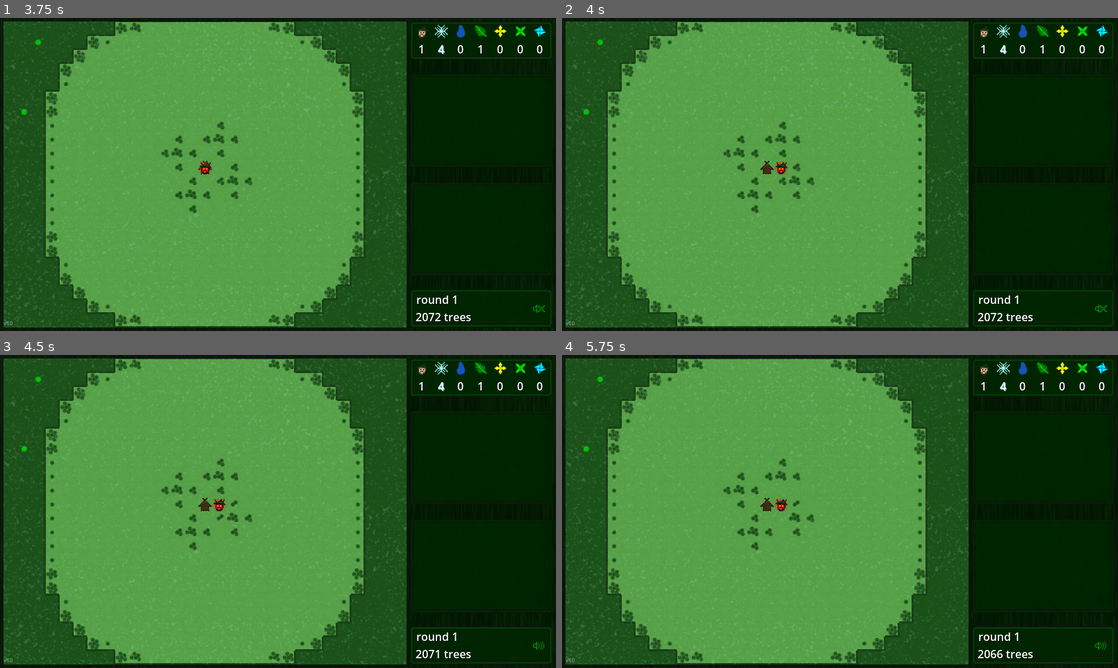
Above: before the commit, frames 1-4 (two rows, left to right).
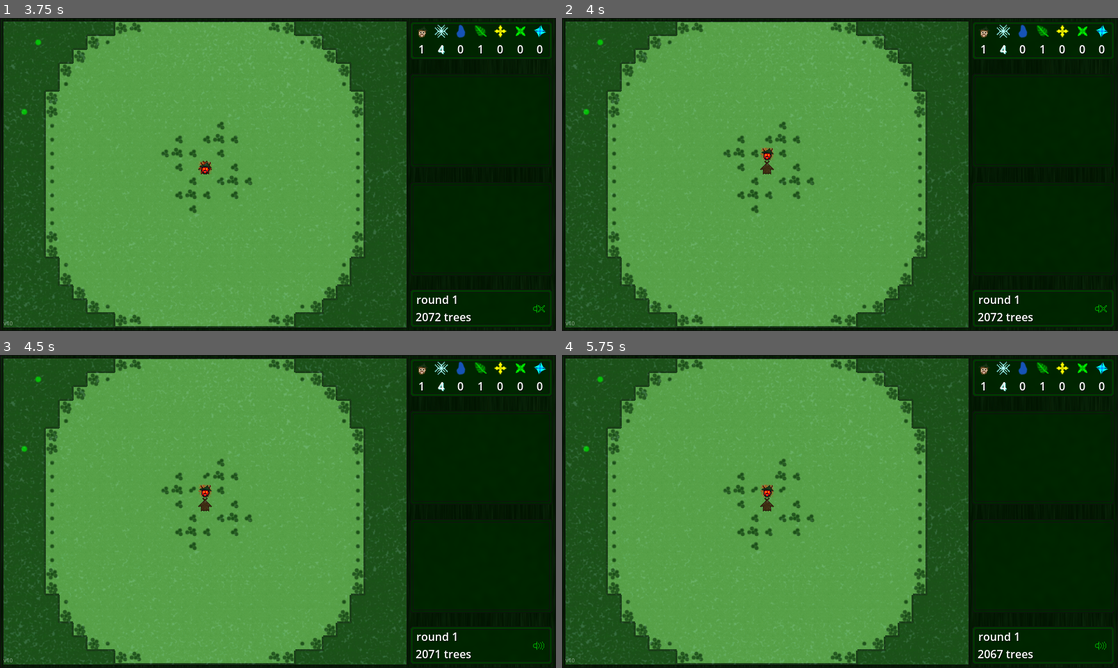
Above: after the commit, the same moments.

Repository: TriffnixXIV/ForstForward
Game: Godot game, scene res://Scenes/ForstForward.tscn
The game is run twice, just before and just after one commit, with the same random seed, the same clock (stepped at 60 frames per second) and the same inputs. Sound files missing from this copy of the repository are replaced by a short silence.
Inputs (mouse positions are in pixels of both pictures, inside the frame that each line leads up to):
- Up to frame 1 (3.75 s): click (205, 174) at 0.5 s; click (205, 174) at 1.25 s; click "plant 2 forests" at 2 s; click "frost +4" at 2.75 s; click (539, 309) at 3.5 s
- Up to frame 2 (4 s): no input
- Up to frame 3 (4.5 s): tap Enter at 4.25 s; move the mouse to (400, 495) at 4.27 s; tap Tab at 4.35 s; click (400, 495) at 4.42 s
- Up to frame 4 (5.75 s): move the mouse to (728, 527) at 5.02 s; tap Tab at 5.1 s; click (728, 527) at 5.17 s

Frame 1 is identical in both runs. In frame 2, 0.2% of the frame differs, in the area x 35-41%, y 41-50%; in frame 3, 0.2%; in frame 4, 0.3%, in the area x 34-80%, y 37-98%.
Error in both runs: Invalid operands 'Array' and 'Object' in operator '+'. (res://Code/ForstForward.gd:115)

Commit message:
villager build target evaluation changes

Diff:
--- /dev/null
+++ b/Source/Code/Creatures/Creature.gd
@@ -0,0 +1,33 @@
+extends Node2D
+class_name Creature
+
+var map: Map
+
+var cell_position: Vector2i
+var target_location
+
+signal moved
+
+func move(approach_distance: int = 0):
+	var path = target_location - cell_position
+	if abs(path.x) + abs(path.y) > approach_distance:
+		if abs(path.x) == 0:
+			cell_position.y += path.y / abs(path.y)
+		elif abs(path.y) == 0:
+			cell_position.x += path.x / abs(path.x)
+		else:
+			if randi_range(0, abs(path.x) + abs(path.y) - 1) < abs(path.x):
+				cell_position.x += path.x / abs(path.x)
+			else:
+				cell_position.y += path.y / abs(path.y)
+
+		emit_signal("moved")
+		update_position()
+
+func update_position():
+	position.x = cell_position.x * map.tile_set.tile_size.x
+	position.y = cell_position.y * map.tile_set.tile_size.y
+
+func get_distance_to(cell: Vector2i):
+	var path = cell - cell_position
+	return abs(path.x) + abs(path.y)
--- a/Source/Code/Druid.gd
+++ b/Source/Code/Creatures/Druid.gd
@@ -1,15 +1,11 @@
-extends Node2D
+extends Creature
 class_name Druid
-
-var map: Map
-var cell_position: Vector2i
 
 var actions = 0
 
 enum State {idle, moving, planting, tired}
 var state = State.idle
 
-var target_location
 # for finding spots
 var good_spots
 var spot_distance
@@ -22,7 +18,6 @@
 var edge_growth = 2
 var corner_growth = 1
 
-signal moved
 signal grown_trees
 
 func _ready():
@@ -172,26 +167,3 @@
 			return min(value, self_growth + 3 * edge_growth)
 		else:
 			return 0
-
-func move(target_distance: int):
-	var path = target_location - cell_position
-	if abs(path.x) + abs(path.y) > target_distance:
-		if abs(path.x) > 0 and abs(path.x) > abs(path.y):
-			cell_position.x += path.x / abs(path.x)
-		elif abs(path.y) > 0 and abs(path.y) > abs(path.x):
-			cell_position.y += path.y / abs(path.y)
-		else:
-			match randi_range(0, 1):
-				0: cell_position.x += path.x / abs(path.x)
-				1: cell_position.y += path.y / abs(path.y)
-
-	emit_signal("moved")
-	update_position()
-
-func get_distance_to(cell: Vector2i):
-	var path = cell - cell_position
-	return abs(path.x) + abs(path.y)
-
-func update_position():
-	position.x = cell_position.x * map.tile_set.tile_size.x
-	position.y = cell_position.y * map.tile_set.tile_size.y
--- a/Source/Code/Treant.gd
+++ b/Source/Code/Creatures/Treant.gd
@@ -1,17 +1,11 @@
-extends Node2D
+extends Creature
 class_name Treant
-
-var map: Map
-var cell_position: Vector2i
 
 var actions = 0
 var lifespan = 0
 var lifespan_left = 0
 var death_spread = 0
 
-var target_location
-
-signal moved
 signal attacked
 signal grown_trees
 signal has_died
@@ -104,25 +98,6 @@
 			value += 1
 	return value >= 3
 
-func move(target_distance: int):
-	var path = target_location - cell_position
-	if abs(path.x) + abs(path.y) > target_distance:
-		if abs(path.x) > 0 and abs(path.x) > abs(path.y):
-			cell_position.x += path.x / abs(path.x)
-		elif abs(path.y) > 0 and abs(path.y) > abs(path.x):
-			cell_position.y += path.y / abs(path.y)
-		else:
-			match randi_range(0, 1):
-				0: cell_position.x += path.x / abs(path.x)
-				1: cell_position.y += path.y / abs(path.y)
-
-	emit_signal("moved")
-	update_position()
-
-func get_distance_to(cell: Vector2i):
-	var path = cell - cell_position
-	return abs(path.x) + abs(path.y)
-
 func update_position():
 	position.x = cell_position.x * map.tile_set.tile_size.x
 	position.y = cell_position.y * map.tile_set.tile_size.y
--- a/Source/Code/Treantling.gd
+++ b/Source/Code/Creatures/Treantling.gd
@@ -1,8 +1,5 @@
-extends Node2D
+extends Creature
 class_name Treantling
-
-var map: Map
-var cell_position: Vector2i
 
 var actions = 0
 var strength = 0
@@ -10,9 +7,6 @@
 var lifespan_left = 0
 var death_spread = 0
 
-var target_location
-
-signal moved
 signal attacked
 signal grown_trees
 signal has_died
@@ -89,26 +83,3 @@
 
 func is_good_death_spot(cell: Vector2i, _extra):
 	return not map.is_forest(cell)
-
-func move(target_distance: int):
-	var path = target_location - cell_position
-	if abs(path.x) + abs(path.y) > target_distance:
-		if abs(path.x) > 0 and abs(path.x) > abs(path.y):
-			cell_position.x += path.x / abs(path.x)
-		elif abs(path.y) > 0 and abs(path.y) > abs(path.x):
-			cell_position.y += path.y / abs(path.y)
-		else:
-			match randi_range(0, 1):
-				0: cell_position.x += path.x / abs(path.x)
-				1: cell_position.y += path.y / abs(path.y)
-
-	emit_signal("moved")
-	update_position()
-
-func get_distance_to(cell: Vector2i):
-	var path = cell - cell_position
-	return abs(path.x) + abs(path.y)
-
-func update_position():
-	position.x = cell_position.x * map.tile_set.tile_size.x
-	position.y = cell_position.y * map.tile_set.tile_size.y
--- a/Source/Code/Villager.gd
+++ b/Source/Code/Creatures/Villager.gd
@@ -1,14 +1,12 @@
-extends Node2D
+extends Creature
 class_name Villager
 
-@export var villager_texture: Texture2D
-@export var horst_texture: Texture2D
+var villager_texture: Texture2D = preload("res://Images/VillagerStuff/Horst.png")
+var horst_texture: Texture2D = preload("res://Images/VillagerStuff/DaRealHorst.png")
 var is_devil = false # only true for villagers that got real
 var blast_cooldown = 6
 var current_blast_cooldown = 0
 
-var map: Map
-var cell_position
 var home_cell
 var looking_for_home = false
 
@@ -19,14 +17,12 @@
 enum State {idle, getting_wood, building}
 var state = State.idle
 
-var target_location
 var target_approach_distance
 
 var target_wood_source
-var target_build_site
-var target_building_spot
-
-signal moved
+var target_build_location
+var target_blast_location
+
 signal chopped_tree
 signal built_house
 
@@ -43,8 +39,7 @@
 
 	target_location = null
 	target_wood_source = null
-	target_build_site = null
-	target_building_spot = null
+	target_blast_location = null
 
 	if is_devil:
 		unget_real()
@@ -63,28 +58,31 @@
 
 	update_state()
 
+	if can_blast() and wants_to_blast():
+		blast(target_blast_location)
+		actions -= 1
+		return actions > 0
+
 	match state:
 		State.getting_wood:
 			if get_distance_to(target_location) > target_approach_distance:
-				move(target_location, target_approach_distance)
+				move(target_approach_distance)
 			else:
 				chop_tree(target_location)
 
 		State.building:
 			if get_distance_to(target_location) > target_approach_distance:
-				move(target_location, target_approach_distance)
+				move(target_approach_distance)
 			elif map.get_building_progress(target_location) < 10:
 				if map.get_yield(target_location) > 0:
-					if can_blast() and wants_to_blast(target_location):
-						blast(target_location)
-					else:
-						chop_tree(target_location)
+					chop_tree(target_location)
 				else:
 					build_house(target_location)
 
 		State.idle:
 			if home_cell != null:
-				move(home_cell, 0)
+				target_location = home_cell
+				move(0)
 
 	actions -= 1
 	return actions > 0
@@ -95,33 +93,20 @@
 func set_state(new_state: State):
 	match new_state:
 		State.idle:
-			if carried_wood < 10:
-				set_state(State.getting_wood)
+			set_state(State.getting_wood)
+		State.getting_wood:
+			if wants_to_build():
+				set_state(State.building)
 			else:
-				set_state(State.building)
-		State.getting_wood:
-			if wants_to_finish_house():
-				set_state(State.building)
-			elif carried_wood < 10:
 				target_approach_distance = 1
 				update_target_wood_source()
 				target_location = target_wood_source
 				state = State.getting_wood if target_location != null else State.idle
-			else: # carried_wood >= 10:
-				set_state(State.building)
 		State.building:
-			if carried_wood > 0:
+			if wants_to_build():
+				target_approach_distance = 1
+				target_location = target_build_location
 				state = State.building
-				if wants_to_finish_house():
-					target_location = target_build_site
-					if target_location == null:
-						state = State.idle
-				else:
-					target_approach_distance = 1
-					update_target_building_spot()
-					target_location = target_building_spot
-					if target_location == null:
-						state = State.idle
 			else:
 				set_state(State.getting_wood)
 
@@ -199,150 +184,101 @@
 		distance += 1
 
 	if len(wood_sources) > 0:
-		return wood_sources[randi_range(0, len(wood_sources) - 1)]
+		return wood_sources.pick_random()
 	else:
 		return null
 
 func is_wood_source(cell: Vector2i):
 	return map.get_yield(cell) > 0
 
-func update_target_build_site():
-	if target_build_site != null and (map.get_building_progress(target_build_site) in [0, 10]):
-		target_build_site = null
-
-	if target_build_site != null:
-		var alternative_max_distance = min(get_distance_to(target_build_site), 2)
-		var alternative = map.find_closest_cell_of_type(cell_position, [map.TileType.build_site], alternative_max_distance)
-		if alternative != null:
-			target_build_site = alternative
-	else:
-		target_build_site = map.find_closest_cell_of_type(cell_position, [map.TileType.build_site], 7)
-
-func update_target_building_spot():
-	if target_building_spot != null and not map.is_plains(target_building_spot):
-		target_building_spot = null
-
-	if target_building_spot == null:
-		target_building_spot = find_building_spot()
-
-func wants_to_finish_house():
-	update_target_build_site()
-	if target_build_site != null:
-		var move_actions_needed = get_move_actions_needed_to_reach(target_build_site)
-		var wood_needed = 10 - map.get_building_progress(target_build_site)
-		var required_wood = min(
-			2 * move_actions_needed + 1,
-			max(wood_needed,
-				2 * move_actions_needed - 3))
-
-		# move_dist 0  1  2  3  4  5  6
-		#           |  |  |  |  |  |  |
-		# needs 9:  1  3  5  7  9  9  9
-		# needs 8:  1  3  5  7  8  8  9
-		# needs 7:  1  3  5  7  7  7  9
-		# needs 6:  1  3  5  6  6  7  9
-		# needs 5:  1  3  5  5  5  7  9
-		# needs 4:  1  3  4  4  5  7  9
-		# needs 3:  1  3  3  3  5  7  9
-		# needs 2:  1  2  2  3  5  7  9
-		# needs 1:  1  1  1  3  5  7  9
-		return carried_wood >= required_wood
-	else:
-		return false
-
-func find_building_spot():
-	var good_spots = find_good_building_spots()
+func wants_to_build():
+	update_build_location()
+	return target_build_location != null
+
+func update_build_location():
+	if carried_wood == 0:
+		target_build_location = null
+		return
+
+	if target_build_location != null and map.get_building_progress(target_build_location) == 10:
+		target_build_location = null
+
+	if target_build_location == null:
+		target_build_location = find_build_location()
+
+func find_build_location():
+	var good_spots = find_good_build_locations()
 	if len(good_spots) > 0:
-		return good_spots[randi_range(0, len(good_spots) - 1)]
-	else:
-		return map.find_closest_cell_of_type(cell_position, [map.TileType.growth, map.TileType.forest], 5)
-
-func find_good_building_spots():
+		return good_spots.pick_random()
+	elif carried_wood >= 10:
+		return home_cell
+	else:
+		return null
+
+func find_good_build_locations():
 	var good_spots = []
 	var distance = 0
 
-	var max_value = 28 # the highest possible result of the evaluation function
-	var max_distance = 20
-	var distance_to_home = get_distance_from_home(cell_position)
-	var value_threshhold = max_value - (max_distance + distance_to_home)
-
-	while max_value - (distance + distance_to_home) > value_threshhold:
+	var requirement_threshold = carried_wood
+	while requirement_threshold >= 2 * max(0, distance - 1) - 3:
+		var cells_to_check = []
 		if distance == 0:
-			var cell_value = evaluate_building_spot(cell_position)
-			if cell_value > 0:
-				var score = cell_value - (distance + floori(get_distance_from_home(cell_position) / 2.0))
-				if score > value_threshhold:
-					good_spots = [cell_position]
-					value_threshhold = score
-				elif score == value_threshhold:
-					good_spots.append(cell_position)
+			cells_to_check = [cell_position]
 		for d1 in distance:
 			var d2 = distance - d1
 			for diff in [Vector2i(d1, d2), Vector2i(-d2, d1), Vector2i(-d1, -d2), Vector2i(d2, -d1)]:
-				var target_cell = cell_position + diff
-				var cell_value = evaluate_building_spot(target_cell)
-				if cell_value > 0:
-					var score = cell_value - (distance + floori(get_distance_from_home(target_cell) / 2.0))
-					if score > value_threshhold:
-						good_spots = [target_cell]
-						value_threshhold = score
-					elif score == value_threshhold:
-						good_spots.append(target_cell)
+				cells_to_check.append(cell_position + diff)
+
+		for cell in cells_to_check:
+			var required_wood = get_required_wood(cell)
+			if required_wood > 0:
+				if requirement_threshold > required_wood:
+					good_spots = [cell]
+					requirement_threshold = required_wood
+				elif requirement_threshold == required_wood:
+					good_spots.append(cell)
+
 		distance += 1
+
 	return good_spots
 
-func evaluate_building_spot(cell: Vector2i):
-	if map.is_house(cell) or not map.is_valid_tile(cell):
-		return 0
-	else:
-		var value = 0
-
-		if map.is_plains(cell):
-			value += 5
-		elif map.get_yield(cell) > 0:
-			if can_blast():
-				value += 1
-			else:
-				value -= map.get_yield(cell)
-
+func get_required_wood(cell):
+	var move_actions_needed = get_move_actions_needed_to_reach(cell)
+	var wood_needed = 10 - map.get_building_progress(cell)
+
+	match wood_needed:
+		0:	return 0
+		10:	move_actions_needed += 2
+
+	# move_dist 0  1  2  3  4  5  6  7
+	#           |  |  |  |  |  |  |  |
+	# needs 10: 5  7  9 10 10 11 13 15
+	# needs 9:  1  3  5  7  9  9  9 11
+	# needs 8:  1  3  5  7  8  8  9 11
+	# needs 7:  1  3  5  7  7  7  9 11
+	# needs 6:  1  3  5  6  6  7  9 11
+	# needs 5:  1  3  5  5  5  7  9 11
+	# needs 4:  1  3  4  4  5  7  9 11
+	# needs 3:  1  3  3  3  5  7  9 11
+	# needs 2:  1  2  2  3  5  7  9 11
+	# needs 1:  1  1  1  3  5  7  9 11
+	var required_wood = clamp(wood_needed, 2 * move_actions_needed - 3, 2 * move_actions_needed + 1)
+
+	if wood_needed >= 10:
 		var has_house_neighbor = false
 		for diff in [Vector2i(1, 0), Vector2i(0, 1), Vector2i(-1, 0), Vector2i(0, -1)]:
 			if map.is_forest(cell + diff) and not can_blast():
-				value -= 2
+				required_wood += 2
 			elif map.is_house(cell + diff):
-				if has_house_neighbor:
-					value += 1
-				else:
-					value += 20
-					has_house_neighbor = true
-		return value
-
-func move(target_cell: Vector2i, target_distance: int):
-	var path = target_cell - cell_position
-	if abs(path.x) + abs(path.y) > target_distance:
-		if abs(path.x) == 0:
-			cell_position.y += path.y / abs(path.y)
-		elif abs(path.y) == 0:
-			cell_position.x += path.x / abs(path.x)
-		else:
-			if randi_range(0, abs(path.x) + abs(path.y) - 1) < abs(path.x):
-				cell_position.x += path.x / abs(path.x)
-			else:
-				cell_position.y += path.y / abs(path.y)
-
-		emit_signal("moved")
-		update_position()
-
-func update_position():
-	position.x = cell_position.x * map.tile_set.tile_size.x
-	position.y = cell_position.y * map.tile_set.tile_size.y
+				has_house_neighbor = true
+
+		if not has_house_neighbor:
+			required_wood += 20
+
+	return required_wood
 
 func get_move_actions_needed_to_reach(cell: Vector2i):
 	return max(0, get_distance_to(cell) - 1)
-
-func get_distance_to(cell: Vector2i):
-	var path = cell - cell_position
-	return abs(path.x) + abs(path.y)
 
 func get_distance_from_home(cell: Vector2i):
 	if home_cell == null:
@@ -372,22 +308,45 @@
 func can_blast():
 	return is_devil and current_blast_cooldown <= 0
 
-func wants_to_blast(target_cell: Vector2i):
-	var tree_factor = 4 * map.get_yield(target_cell)
-	var building_factor = 4 * map.get_building_progress(target_cell)
-	for i in 3:
+func wants_to_blast():
+	update_blast_location()
+	return target_blast_location != null
+
+func update_blast_location():
+	var good_targets = []
+	var threshold: int = 0
+	for diff in [Vector2i(0, 0), Vector2i(1, 0), Vector2i(0, 1), Vector2i(-1, 0), Vector2i(0, -1)]:
+		var value = evaluate_blast_location(cell_position + diff)
+		if value > threshold:
+			good_targets = [cell_position + diff]
+			threshold = value
+		elif value == threshold:
+			good_targets.append(cell_position + diff)
+
+	if len(good_targets) > 0:
+		target_blast_location = good_targets.pick_random()
+	else:
+		target_blast_location = null
+
+func evaluate_blast_location(target_cell: Vector2i):
+	var value = -15
+
+	value += carried_wood
+	if map.is_forest(target_cell):
+		value += 1
+	if map.get_building_progress(target_cell) > 0:
+		value -= 1
+	for i in 2:
 		var distance = i + 1
-		var weight = 3 - i
 		for d1 in distance:
 			var d2 = distance - d1
 			for diff in [Vector2i(d1, d2), Vector2i(-d2, d1), Vector2i(-d1, -d2), Vector2i(d2, -d1)]:
 				var cell = target_cell + diff
-				if map.is_valid_tile(cell):
-					if distance == 3:
-						tree_factor += weight * min(5, map.get_yield(cell))
-						building_factor += weight * min(3, map.get_building_progress(cell))
-					else:
-						tree_factor += weight * map.get_yield(cell)
-						building_factor += weight * min(6, map.get_building_progress(cell))
-
-	return tree_factor > building_factor * 4 and tree_factor > 100
+				if map.is_forest(cell):
+					value += 1
+				if map.get_building_progress(cell) > 0:
+					value -= 1
+
+#	map.set_cell_label(target_cell, str(value))
+
+	return value
--- a/Source/Code/Map.gd
+++ b/Source/Code/Map.gd
@@ -56,6 +56,8 @@
 var total_lightning_strikes: int = 0
 
 var cell_labels: Array[Array]
+var cell_label_settings = preload("res://Text/CellNumberLabelSettings.tres")
+
 var cell_tree_distance_map: Array[Array]
 
 var advancement: Advancement
@@ -314,7 +316,7 @@
 			label.size = Vector2i(20, 20)
 			label.vertical_alignment = VERTICAL_ALIGNMENT_CENTER
 			label.horizontal_alignment = HORIZONTAL_ALIGNMENT_CENTER
-			label.label_settings = $CellNumbers/Dummy.label_settings
+			label.label_settings = cell_label_settings
 			label.position.x = x * 20
 			label.position.y = y * 20
 			cell_labels[x][y] = label
--- a/Source/Scenes/Druid.tscn
+++ b/Source/Scenes/Druid.tscn
@@ -1,6 +1,6 @@
-[gd_scene load_steps=4 format=3 uid="uid://c7tt164thkk3e"]
+[gd_scene load_steps=4 format=3]
 
-[ext_resource type="Script" path="res://Code/Druid.gd" id="1_0dedn"]
+[ext_resource type="Script" path="res://Code/Creatures/Druid.gd" id="1_0dedn"]
 [ext_resource type="Texture2D" uid="uid://36kea08gs0qa" path="res://Images/DruidStuff/DruidCircle.png" id="2_5bfet"]
 [ext_resource type="Texture2D" uid="uid://sw1gahi5bvs0" path="res://Images/DruidStuff/Druid.png" id="2_lpndy"]
 
--- a/Source/Scenes/ForstForward.tscn
+++ b/Source/Scenes/ForstForward.tscn
@@ -32,15 +32,14 @@
 [ext_resource type="Texture2D" uid="uid://dyeqdeiowhliu" path="res://Images/Middle.png" id="30_voj48"]
 [ext_resource type="Texture2D" uid="uid://ix3c2ehb5410" path="res://Images/Highlights/Highlight.png" id="31_3mgxn"]
 [ext_resource type="Texture2D" uid="uid://c6imxygtnlk5g" path="res://Images/MapOverlays/SnowOverlay.png" id="31_ctvyl"]
+[ext_resource type="Script" path="res://Code/Creatures/Villagers.gd" id="31_tsgyy"]
 [ext_resource type="Texture2D" uid="uid://c56838mmyrs1r" path="res://Images/MapOverlays/RainOverlay.png" id="32_dub1y"]
+[ext_resource type="Script" path="res://Code/Creatures/Treants.gd" id="32_qdbrw"]
 [ext_resource type="Script" path="res://Code/CellHighlight.gd" id="33_013ga"]
+[ext_resource type="Script" path="res://Code/Creatures/Treantlings.gd" id="33_in1g7"]
+[ext_resource type="Script" path="res://Code/Creatures/Druids.gd" id="34_fgn1b"]
 [ext_resource type="Script" path="res://Code/ForestEdges.gd" id="35_skp1v"]
 [ext_resource type="Script" path="res://Code/Crystals.gd" id="36_utnoc"]
-[ext_resource type="Script" path="res://Code/Treants.gd" id="37_0al7l"]
-[ext_resource type="Script" path="res://Code/Villagers.gd" id="37_cce84"]
-[ext_resource type="Script" path="res://Code/Treantlings.gd" id="38_l3m2f"]
-[ext_resource type="Script" path="res://Code/Druids.gd" id="39_7ykrn"]
-[ext_resource type="LabelSettings" uid="uid://bterirwd56o63" path="res://Text/CellNumberLabelSettings.tres" id="41_7rtjq"]
 [ext_resource type="Texture2D" uid="uid://1t3o6p2kvsui" path="res://Images/Treant.png" id="42_e0d5f"]
 [ext_resource type="Texture2D" uid="uid://dbib7gx4a4q03" path="res://Images/MapOverlays/MenuOverlay.png" id="44_g65wn"]
 [ext_resource type="Texture2D" uid="uid://cl1yuroqhceca" path="res://Images/Arrows/ArrowLeft.png" id="47_1d738"]
@@ -346,16 +345,16 @@
 script = ExtResource("36_utnoc")
 
 [node name="Villagers" type="Node2D" parent="Map"]
-script = ExtResource("37_cce84")
+script = ExtResource("31_tsgyy")
 
 [node name="Treants" type="Node2D" parent="Map"]
-script = ExtResource("37_0al7l")
+script = ExtResource("32_qdbrw")
 
 [node name="Treantlings" type="Node2D" parent="Map"]
-script = ExtResource("38_l3m2f")
+script = ExtResource("33_in1g7")
 
 [node name="Druids" type="Node2D" parent="Map"]
-script = ExtResource("39_7ykrn")
+script = ExtResource("34_fgn1b")
 
 [node name="Overlays" type="Node2D" parent="Map"]
 
@@ -387,17 +386,6 @@
 grow_vertical = 2
 size_flags_horizontal = 4
 size_flags_vertical = 4
-
-[node name="Dummy" type="Label" parent="Map/CellNumbers"]
-visible = false
-layout_mode = 0
-offset_right = 20.0
-offset_bottom = 20.0
-size_flags_horizontal = 4
-text = "0"
-label_settings = ExtResource("41_7rtjq")
-horizontal_alignment = 1
-vertical_alignment = 1
 
 [node name="MaskedBackground" type="Sprite2D" parent="."]
 texture = ExtResource("27_7p77l")
--- a/Source/Scenes/Treant.tscn
+++ b/Source/Scenes/Treant.tscn
@@ -1,7 +1,7 @@
-[gd_scene load_steps=3 format=3 uid="uid://bx13d72r8gahd"]
+[gd_scene load_steps=3 format=3]
 
 [ext_resource type="Texture2D" uid="uid://1t3o6p2kvsui" path="res://Images/Treant.png" id="1_ej7w5"]
-[ext_resource type="Script" path="res://Code/Treant.gd" id="1_qw5fn"]
+[ext_resource type="Script" path="res://Code/Creatures/Treant.gd" id="1_qw5fn"]
 
 [node name="Treant" type="Node2D"]
 script = ExtResource("1_qw5fn")
--- a/Source/Scenes/Treantling.tscn
+++ b/Source/Scenes/Treantling.tscn
@@ -1,6 +1,6 @@
-[gd_scene load_steps=3 format=3 uid="uid://ch1hk112gxpni"]
+[gd_scene load_steps=3 format=3]
 
-[ext_resource type="Script" path="res://Code/Treantling.gd" id="1_ouokp"]
+[ext_resource type="Script" path="res://Code/Creatures/Treantling.gd" id="1_ouokp"]
 [ext_resource type="Texture2D" uid="uid://cq7pqe3iw80wp" path="res://Images/Treantling.png" id="2_14xa4"]
 
 [node name="Treantling" type="Node2D"]
--- a/Source/Scenes/Villager.tscn
+++ b/Source/Scenes/Villager.tscn
@@ -1,6 +1,6 @@
-[gd_scene load_steps=5 format=3 uid="uid://204iv18oep35"]
+[gd_scene load_steps=5 format=3]
 
-[ext_resource type="Script" path="res://Code/Villager.gd" id="1_4s00r"]
+[ext_resource type="Script" path="res://Code/Creatures/Villager.gd" id="1_4s00r"]
 [ext_resource type="Texture2D" uid="uid://cenp0qegus1al" path="res://Images/VillagerStuff/Horst.png" id="1_clf41"]
 [ext_resource type="Texture2D" uid="uid://2fv58e5rxrx0" path="res://Images/VillagerStuff/DaRealHorst.png" id="2_tdemo"]
 [ext_resource type="Texture2D" uid="uid://dmqb7y0yt8hir" path="res://Images/VillagerStuff/Sparks.png" id="4_b1dv6"]
Renamed: Source/Code/Druids.gd -> Source/Code/Creatures/Druids.gd
Renamed: Source/Code/Treantlings.gd -> Source/Code/Creatures/Treantlings.gd
Renamed: Source/Code/Treants.gd -> Source/Code/Creatures/Treants.gd
Renamed: Source/Code/Villagers.gd -> Source/Code/Creatures/Villagers.gd
Not shown: 1 places in Source/Scenes/ForstForward.tscn that only renumber resources
Not shown, changed: Source/Text/Changelog.txt
Not shown, changed: Source/Text/Todo.txt
